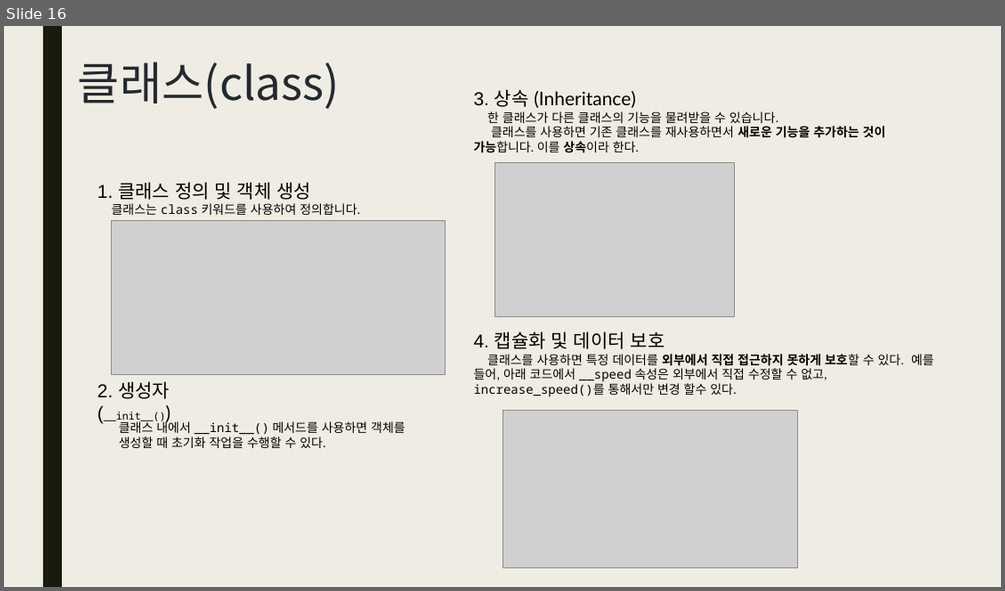
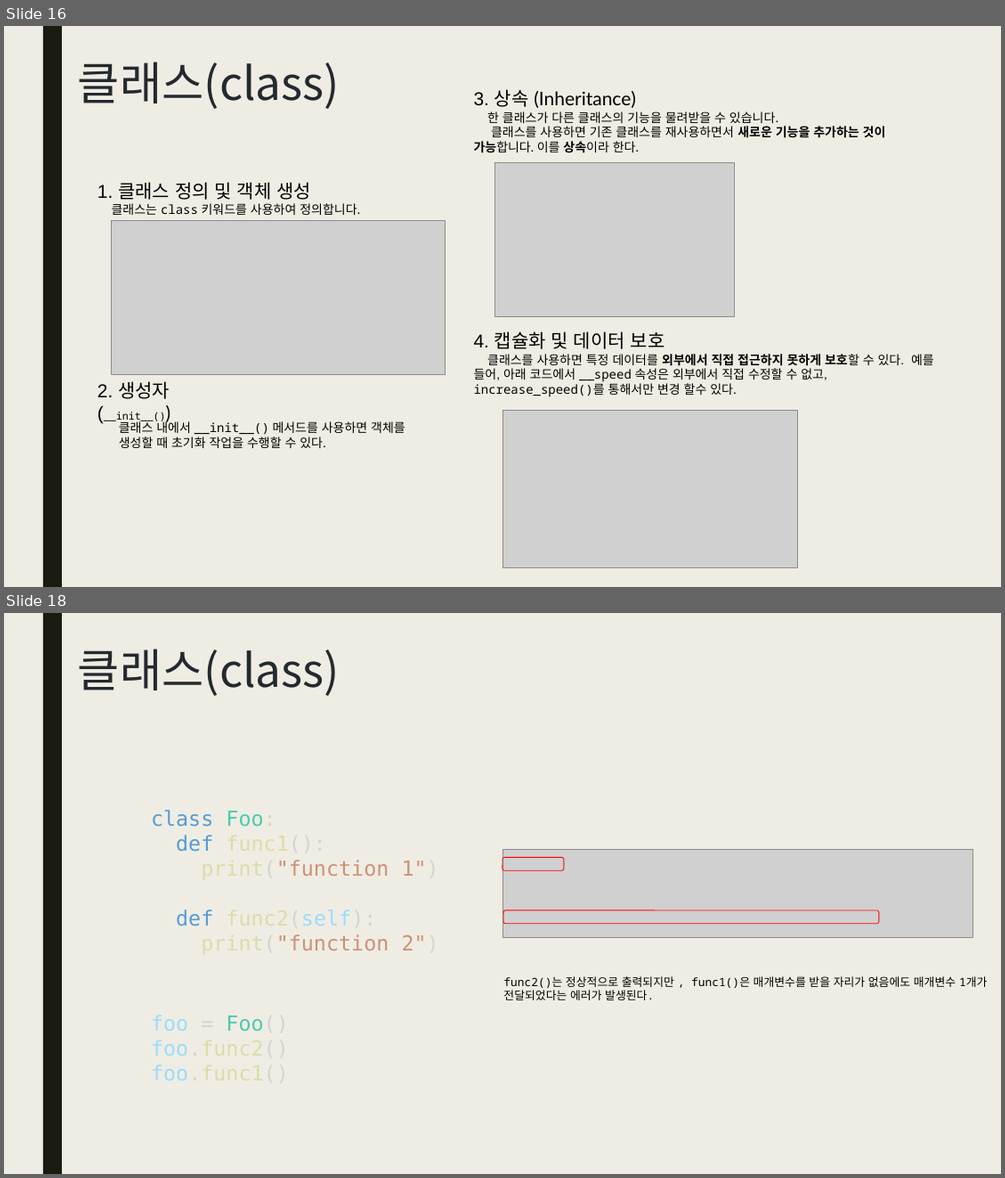
Before and after one commit to gomtings/JeoninHighSchool, a slide deck: 수업교제/2025/1학기/파이썬 기초06.pptx. Shown one above the other, each under a label of ours: slide 16 before the commit, slides 16 and 18 after it; the slides between them are not shown. The pictures are 1005x591 and 1005x1178 pixels, drawn with LibreOffice and Linux fonts; fonts in the diff are those of the drawing; grey boxes stand for pictures. Boxes give left, top, right and bottom in pixels: in the first picture for what was removed or moved away, otherwise in the second. Text is boxed around its words. In the diff, an @@ line names an element or a change of style, - is before the commit and + after.

```diff
--- a/수업교제/2025/1학기/파이썬 기초06.pptx
+++ b/수업교제/2025/1학기/파이썬 기초06.pptx
@@ slide 18 added at (4,613,1001,1174), background #EFEDE3; not listed: 1 template element that a slide beside it also shows @@
@@ title added at (78,649,340,696), 44 pt, text #24292F @@
+클래스(class)
@@ text added at (151,810,439,955), 20 pt, text #CE9178 @@
+class Foo:
+def func1():
+print("function 1")
+def func2(self):
+print("function 2")
@@ picture added at (502,850,973,938) @@
@@ rounded rectangle added at (502,858,564,871), outline #FF0000 0.75 pt @@
@@ rounded rectangle added at (503,910,879,925), outline #FF0000 0.75 pt @@
@@ text added at (503,976,987,1000), 11 pt, text #000000 @@
+func2()는 정상적으로 출력되지만 , func1()은 매개변수를 받을 자리가 없음에도 매개변수 1개가 전달되었다는 에러가 발생된다.
@@ text added at (226,1015,288,1031), 20 pt, text #DCDCAA @@
+foo = Foo()
+foo.func2()
+foo.func1()
```
Also in this commit, not shown: 1 slide changed, 6 other slides added, 4 other files.
